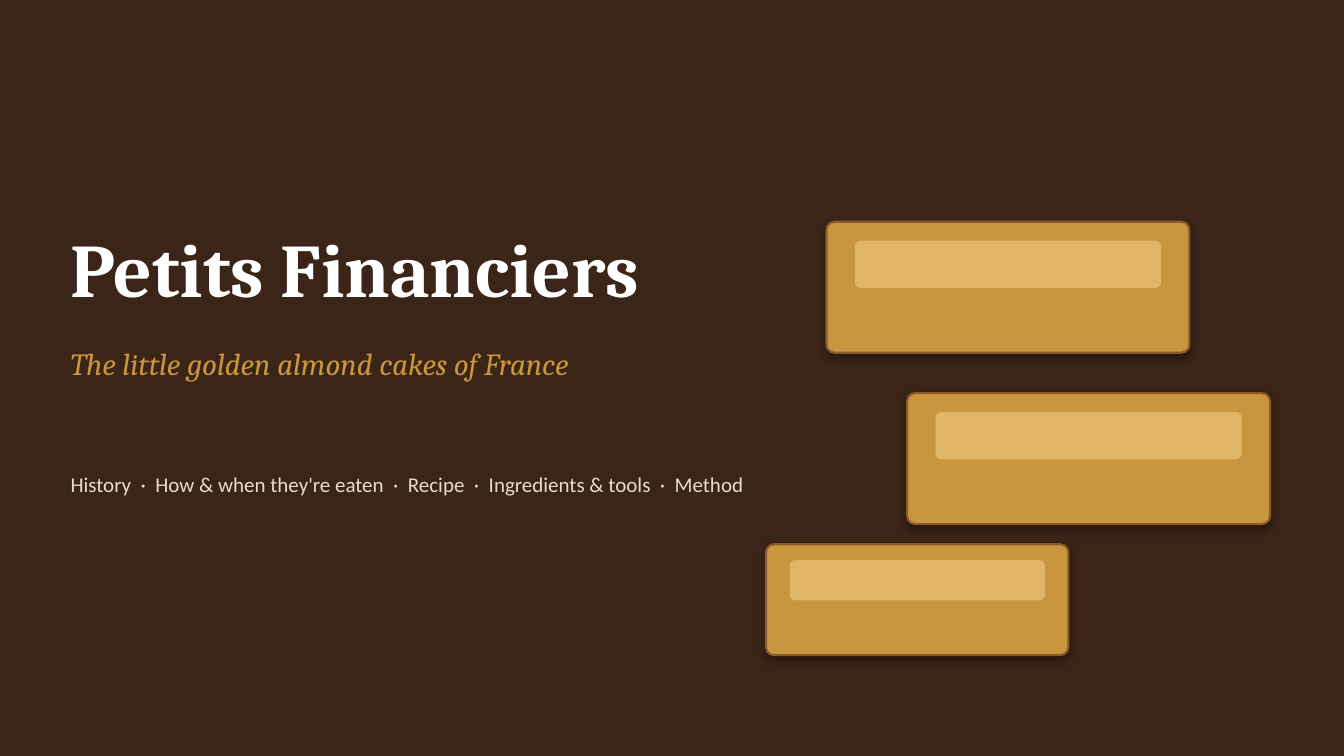
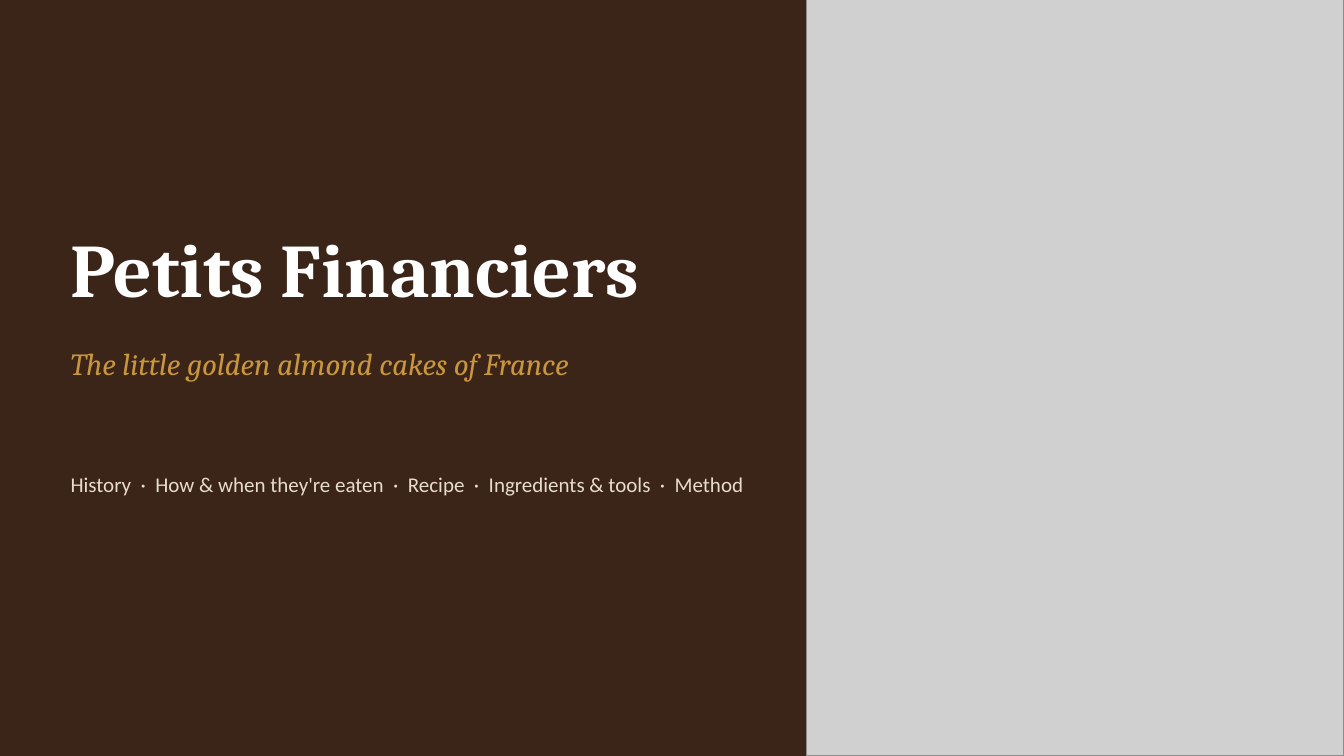
Before and after one commit to zman300z/BOYNT-WORK, a slide deck: slide 1 of presentations/Petits_Financiers.pptx. Drawn at 1344x756 pixels with LibreOffice and Linux fonts; fonts in the diff are those of the drawing; grey boxes stand for pictures. Boxes give left, top, right and bottom in pixels: in the first picture for what was removed or moved away, otherwise in the second. Text is boxed around its words. In the diff, an @@ line names an element or a change of style, - is before the commit and + after.

```diff
--- a/presentations/Petits_Financiers.pptx
+++ b/presentations/Petits_Financiers.pptx
@@ picture added at box(807, 0, 1344, 756) @@
@@ rounded rectangle removed at box(827, 222, 1190, 353) @@
@@ rounded rectangle removed at box(856, 242, 1160, 288) @@
@@ rounded rectangle removed at box(907, 393, 1270, 524) @@
@@ rounded rectangle removed at box(937, 412, 1241, 459) @@
@@ rounded rectangle removed at box(766, 544, 1069, 655) @@
@@ rounded rectangle removed at box(790, 562, 1045, 601) @@
```
Also in this commit, not shown: 4 other slides changed, 1 slide added, 1 other file.
